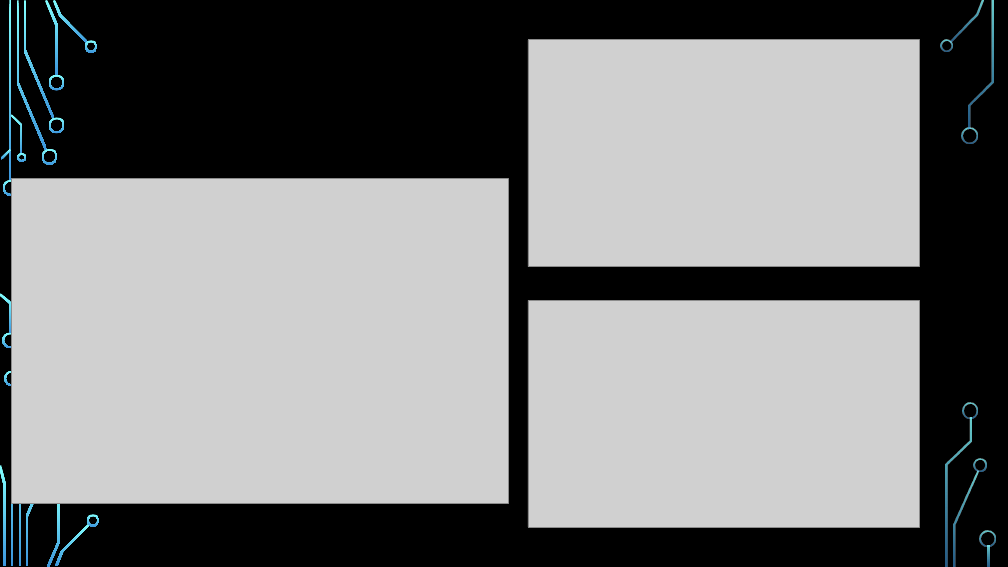
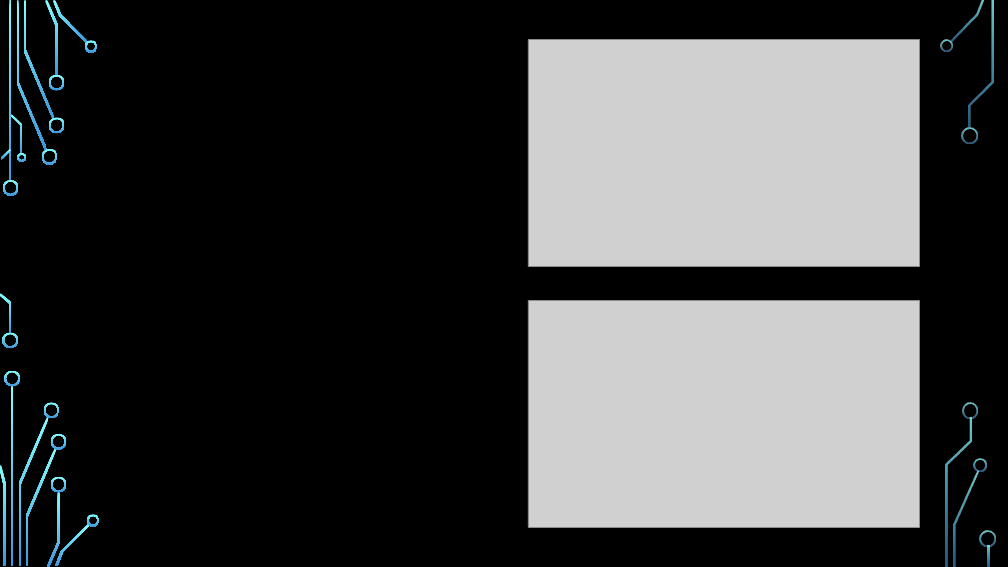
Before and after one commit to phantomsoul1/python-covid-challenge, a slide deck: slide 4 of PowerPoint/COVID_19 API Interactions.pptx. Drawn at 1008x567 pixels with LibreOffice and Linux fonts; fonts in the diff are those of the drawing; grey boxes stand for pictures; background and template pictures are left out. Boxes give left, top, right and bottom in pixels: in the first picture for what was removed or moved away, otherwise in the second. Text is boxed around its words. In the diff, an @@ line names an element or a change of style, - is before the commit and + after.

```diff
--- a/PowerPoint/COVID_19 API Interactions.pptx
+++ b/PowerPoint/COVID_19 API Interactions.pptx
@@ picture removed at box(12, 178, 508, 504) @@
@@ freeform shape added at box(44, 402, 60, 418), fill gradient #82FFFF to #3D97DE @@
@@ freeform shape added at box(51, 434, 67, 450), fill gradient #82FFFF to #3D97DE @@
@@ freeform shape added at box(51, 476, 67, 492), fill gradient #82FFFF to #3D97DE @@
```
Also in this commit, not shown: 1 other slide changed, 24 other files.
